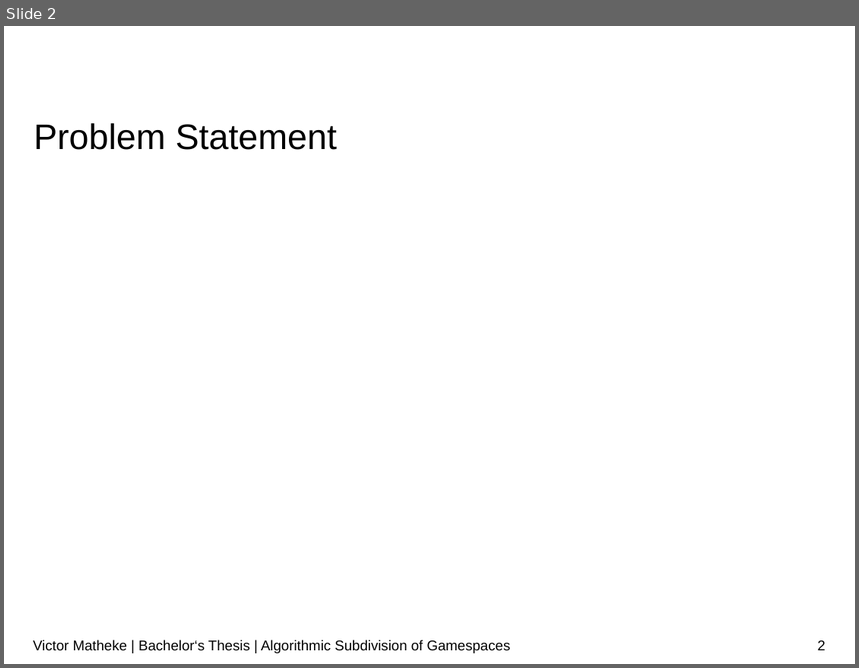
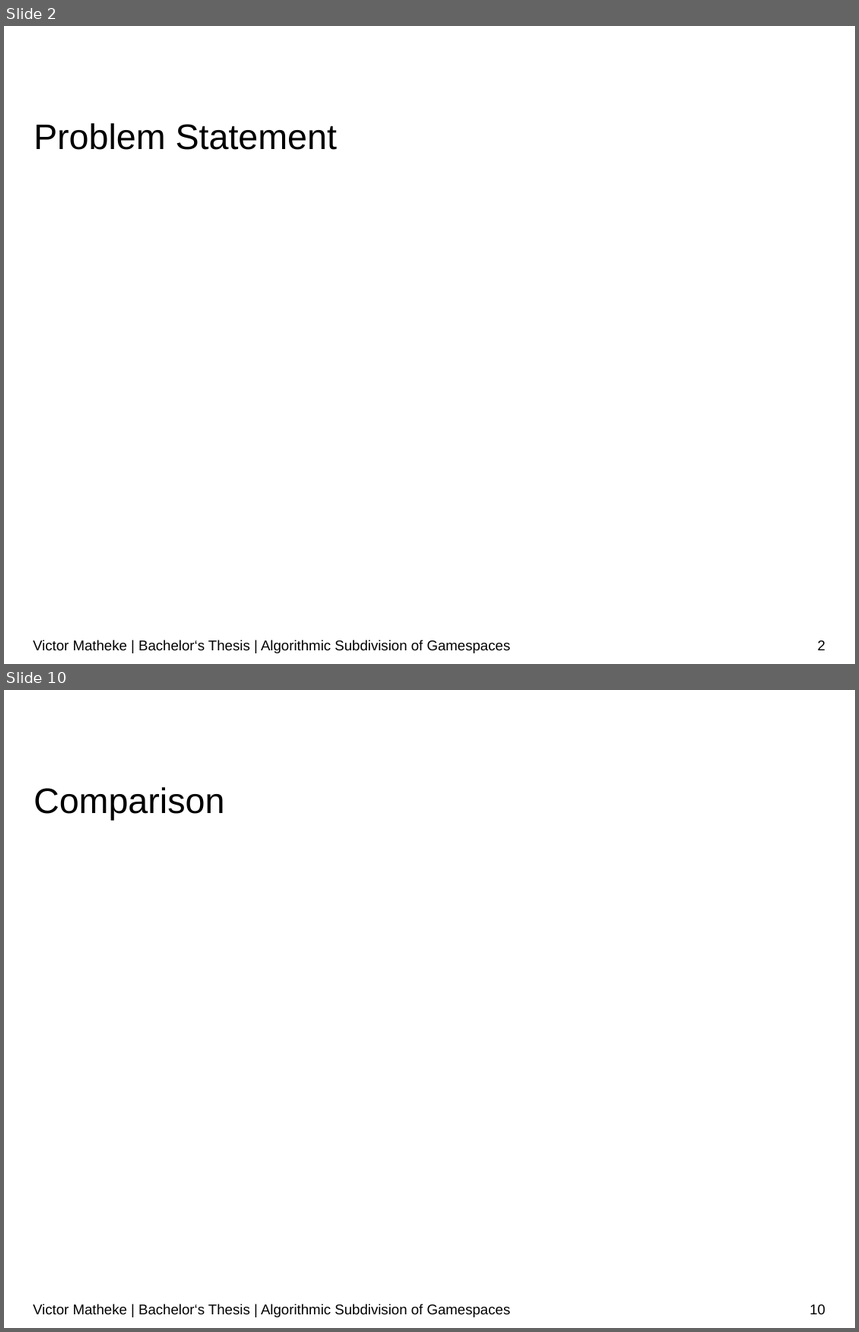
Before and after one commit to surrealtm/Thesis, a slide deck: Presentation/Presentation.pptx. Shown one above the other, each under a label of ours: slide 2 before the commit, slides 2 and 10 after it; the slides between them are not shown. The pictures are 859x668 and 859x1332 pixels, drawn with LibreOffice and Linux fonts; fonts in the diff are those of the drawing; grey boxes stand for pictures; background and template pictures are left out. Boxes give left, top, right and bottom in pixels: in the first picture for what was removed or moved away, otherwise in the second. Text is boxed around its words. In the diff, an @@ line names an element or a change of style, - is before the commit and + after.

```diff
--- a/Presentation/Presentation.pptx
+++ b/Presentation/Presentation.pptx
@@ slide 10 added at (x1=4, y1=690, x2=855, y2=1328), background #FFFFFF @@
@@ title added at (x1=34, y1=787, x2=224, y2=820), 30 pt, text #000000 @@
+Comparison
@@ text added at (x1=33, y1=1304, x2=511, y2=1318), 12 pt, text #000000 @@
+Victor Matheke | Bachelor‘s Thesis | Algorithmic Subdivision of Gamespaces
@@ page number added at (x1=810, y1=1305, x2=826, y2=1315), 12 pt, text #000000 @@
+10
```
Also in this commit, not shown: 9 other slides added.
